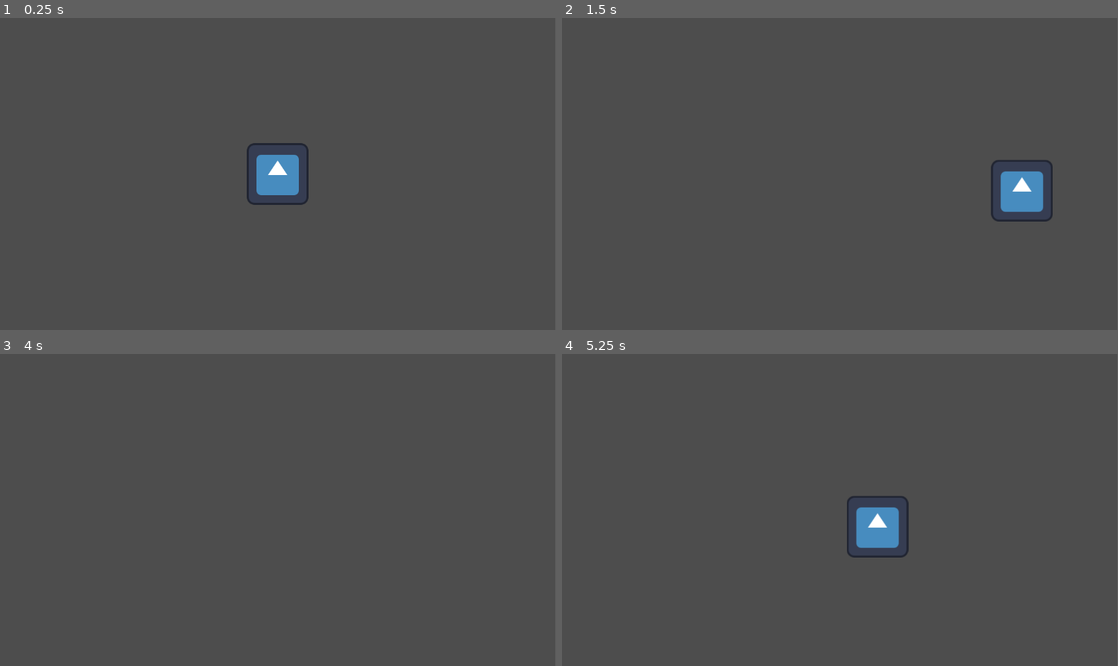
Above: before the commit, frames 1-4 (two rows, left to right).
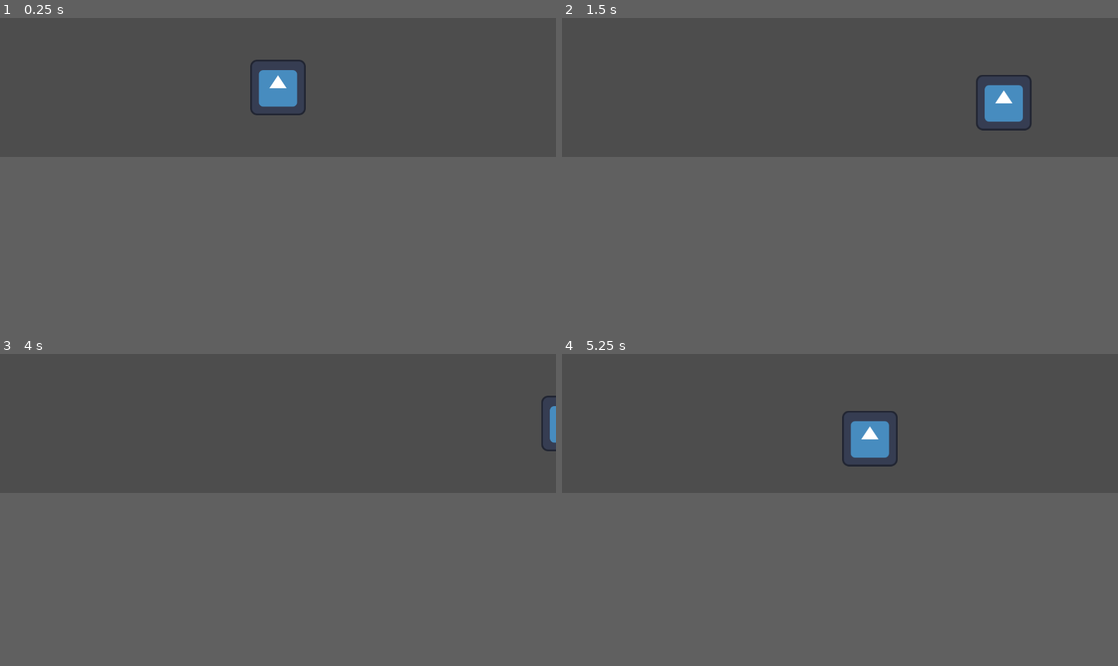
Above: after the commit, the same moments.

Repository: SpicyTime/SpellBall
Game: Godot game, scene res://Game/game.tscn
Two runs of this game, one before a commit and one after it. Both use one fixed random seed, a clock stepped at 60 frames per second and the inputs below. The engine's default icon, where the game draws it, is replaced by a stand-in: a white triangle on a blue panel in a dark square.
Inputs:
- Up to frame 1 (0.25 s): no input
- Up to frame 2 (1.5 s): tap Enter at 0.5 s; hold D (move_right) 0.53-1.28 s; hold S (move_down) from 1.28 s (still down)
- Up to frame 3 (4 s): release S (move_down) at 2.03 s; hold D (move_right) 2.03-2.78 s; tap Space at 2.75 s; hold W (move_up) 2.78-3.53 s; tap Enter at 3.5 s; hold A (move_left) from 3.53 s (still down)
- Up to frame 4 (5.25 s): release A (move_left) at 5.03 s; hold S (move_down) from 5.03 s (still down)
In our replay, the window is 799x449 before the commit and 800x200 after it. These sizes can differ from the game's own. Grey fills any space a smaller window leaves; there, only what the larger window draws over its background counts as a difference.

The runs differ from the first frame. In frame 1, 2.3% of the frame differs, in the area x 44-56%, y 13-60%; in frame 2, 2.4%; in frame 3, 0.2%; in frame 4, 2.4%, in the area x 50-63%, y 18-66%.

Commit message:
Added a health system

Diff:
--- a/Characters/Player/player.gd
+++ b/Characters/Player/player.gd
@@ -5,34 +5,35 @@
 var input_vector: Vector2 = Vector2.ZERO
 
 func _handle_input():
+	#The input vectors main purpose is to be mutliplied by the speed to move in the desired direction
 	input_vector = Vector2.ZERO
 	if Input.is_action_pressed("move_right"):
 		input_vector.x = 1
 	elif Input.is_action_pressed("move_left"):
 		input_vector.x = -1
-
 	if Input.is_action_pressed("move_down"):
 		input_vector.y = 1
 	elif Input.is_action_pressed("move_up"):
 		input_vector.y = -1
+
 	input_vector = input_vector.normalized()
-
+	#Dramatically reduces the velocity when switching directions
 	if sign(velocity.x) != sign(input_vector.x) and input_vector.x != 0:
 		velocity.x *= 0.77
-
 	if sign(velocity.y) != sign(input_vector.y) and input_vector.y != 0:
 		velocity.y *= 0.77
 
+
 func _physics_process(delta: float) -> void:
 	_handle_input()
+	#Handles x forces
 	if input_vector.x != 0.0:
 		velocity.x = move_toward(velocity.x, MAX_SPEED * input_vector.x, ACCEL * delta)
 	else:
 		velocity.x = move_toward(velocity.x, 0.0, FRICTION * delta)
-
+	#Handles y forces
 	if input_vector.y != 0.0:
 		velocity.y = move_toward(velocity.y, MAX_SPEED * input_vector.y, ACCEL * delta)
 	else:
 		velocity.y = move_toward(velocity.y, 0.0, FRICTION * delta)
-	print(velocity)
 	move_and_slide()
--- a/Game/game.tscn
+++ b/Game/game.tscn
@@ -7,6 +7,6 @@
 [node name="Camera2D" type="Camera2D" parent="."]
 
 [node name="Player" parent="." instance=ExtResource("1_bk3v5")]
-FRICTION = 1050.0
+FRICTION = 1100.0
 ACCEL = 1600.0
 MAX_SPEED = 500.0
--- /dev/null
+++ b/Health System/health.gd
@@ -0,0 +1,19 @@
+extends Node
+class_name Health
+signal health_changed(new_value: int, node: Node2D)
+signal max_health_changed(new_value: int, node: Node2D)
+signal health_depleted(node: Node2D)
+@export var parent: Node2D
+var max_health: int : set = set_max_health
+var health: int : set = set_health
+
+func set_max_health(value: int) -> void:
+	max_health = value
+	max_health_changed.emit(value, parent)
+
+func set_health(value: int) -> void:
+	health = value
+	if value > 0:
+		health_changed.emit(value, parent)
+	else:
+		health_depleted.emit(parent)
--- /dev/null
+++ b/Health System/health.tscn
@@ -0,0 +1,6 @@
+[gd_scene load_steps=2 format=3 uid="uid://bhcueh6mo5nna"]
+
+[ext_resource type="Script" uid="uid://52vi4qfxr810" path="res://Health System/health.gd" id="1_niagn"]
+
+[node name="Health" type="Node"]
+script = ExtResource("1_niagn")
--- /dev/null
+++ b/Health System/hitbox.gd
@@ -0,0 +1,9 @@
+extends Area2D
+class_name HitBox
+@export var damage: int = 1 : set = set_damage, get = get_damage
+
+func set_damage(value : int):
+	damage = value
+
+func get_damage() -> int:
+	return damage
--- /dev/null
+++ b/Health System/hitbox.tscn
@@ -0,0 +1,6 @@
+[gd_scene load_steps=2 format=3 uid="uid://4stmk2ibitnr"]
+
+[ext_resource type="Script" uid="uid://dk7fnvju0emko" path="res://Health System/hitbox.gd" id="1_i5ixn"]
+
+[node name="Hitbox" type="Area2D"]
+script = ExtResource("1_i5ixn")
--- /dev/null
+++ b/Health System/hurtbox.gd
@@ -0,0 +1,9 @@
+extends Area2D
+class_name HurtBox
+@export var health_node: Node2D = null
+signal received_damage(amount: int)
+func _on_area_entered(area: Area2D) -> void:
+	if area is HitBox:
+		var hitbox: HitBox = area as HitBox
+		health_node.set_health(health_node.health - hitbox.damage)
+		received_damage.emit(hitbox.damage)
--- /dev/null
+++ b/Health System/hurtbox.tscn
@@ -0,0 +1,8 @@
+[gd_scene load_steps=2 format=3 uid="uid://by600bjnuwe1q"]
+
+[ext_resource type="Script" uid="uid://eefn00qacw35" path="res://Health System/hurtbox.gd" id="1_08qco"]
+
+[node name="Hurtbox" type="Area2D"]
+script = ExtResource("1_08qco")
+
+[connection signal="area_entered" from="." to="." method="_on_area_entered"]
--- a/project.godot
+++ b/project.godot
@@ -14,6 +14,14 @@
 run/main_scene="uid://dkj7nv8cfnlua"
 config/features=PackedStringArray("4.4", "GL Compatibility")
 config/icon="res://icon.svg"
+
+[display]
+
+window/size/viewport_width=320
+window/size/viewport_height=180
+window/size/borderless=true
+window/size/window_width_override=1280
+window/size/window_height_override=320
 
 [input]
 
Binary file added: Characters/Player/Character.png
Binary file added: Dodgeball/DodgeBallReg.png
